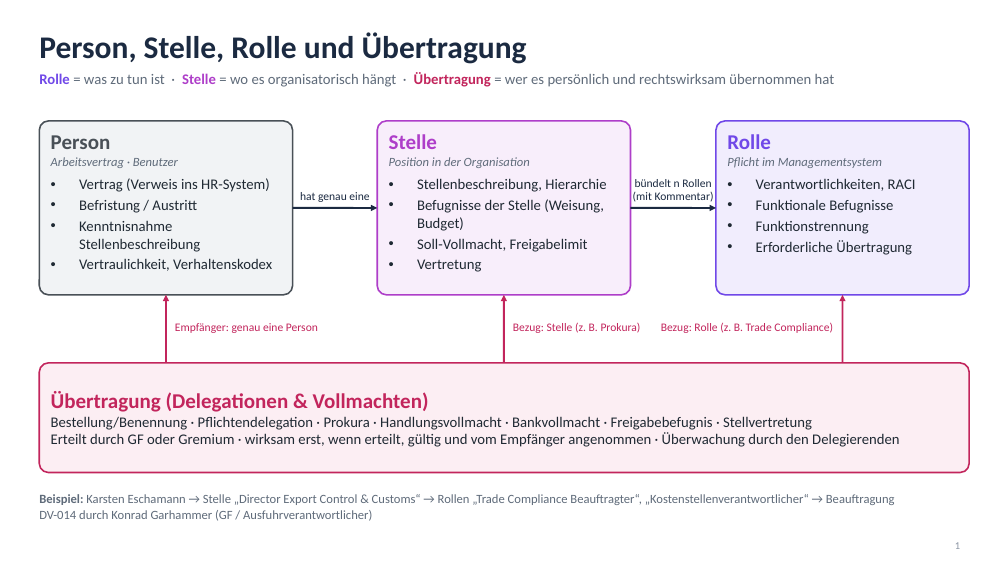
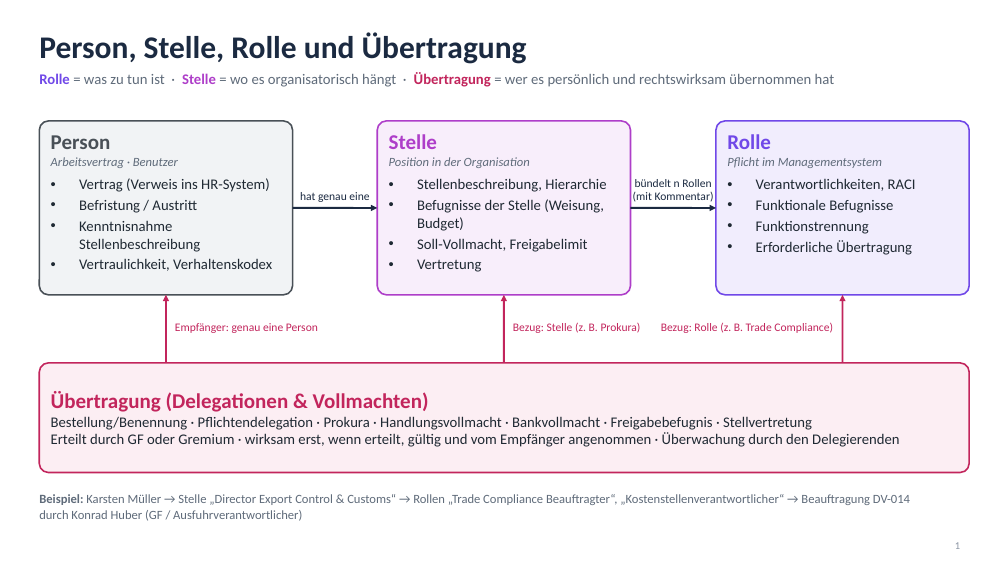
Before and after one commit to anOBdrMRas/GRC2, a slide deck: slide 1 of docs/folien-organisationsmodell.pptx. Drawn at 1008x567 pixels with LibreOffice and Linux fonts; fonts in the diff are those of the drawing. Boxes give left, top, right and bottom in pixels: in the first picture for what was removed or moved away, otherwise in the second. Text is boxed around its words. In the diff, an @@ line names an element or a change of style, - is before the commit and + after.

```diff
--- a/docs/folien-organisationsmodell.pptx
+++ b/docs/folien-organisationsmodell.pptx
@@ text at box(39, 494, 910, 521): text changed @@
-Beispiel: Karsten Eschamann → Stelle „Director Export Control & Customs“ → Rollen „Trade Compliance Beauftragter“, „Kostenstellenverantwortlicher“ → Beauftragung DV-014 durch Konrad Garhammer (GF / Ausfuhrverantwortlicher)
+Beispiel: Karsten Müller → Stelle „Director Export Control & Customs“ → Rollen „Trade Compliance Beauftragter“, „Kostenstellenverantwortlicher“ → Beauftragung DV-014 durch Konrad Huber (GF / Ausfuhrverantwortlicher)
```
Also in this commit, not shown: 3 other slides changed, 1 other file.
